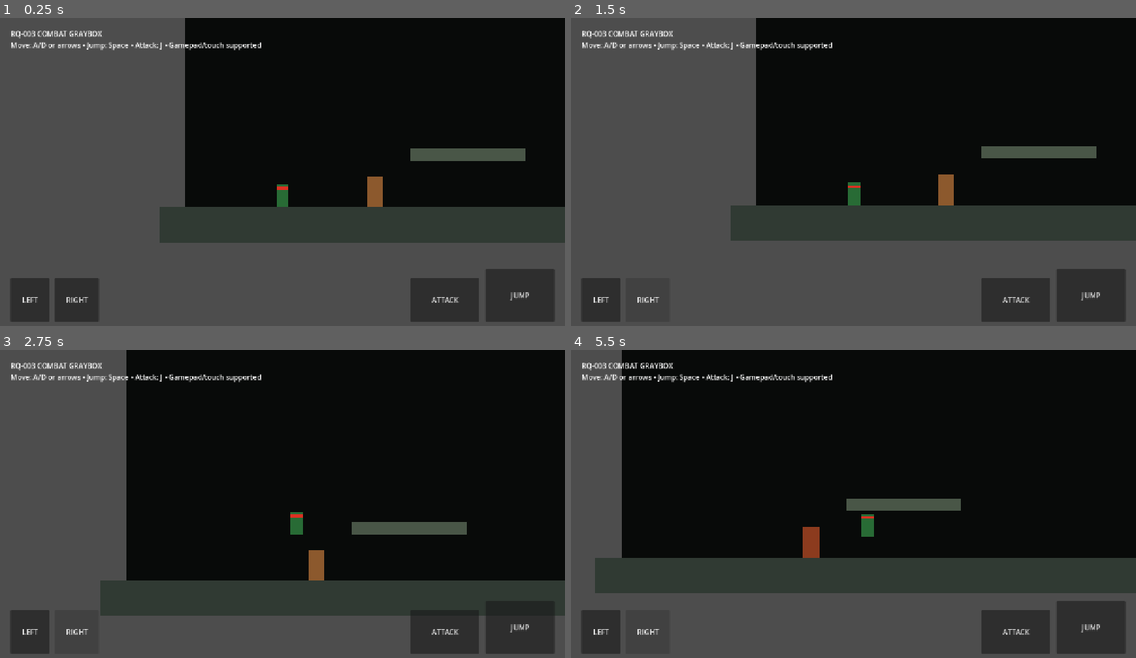
Above: before the commit, frames 1-4 (two rows, left to right).
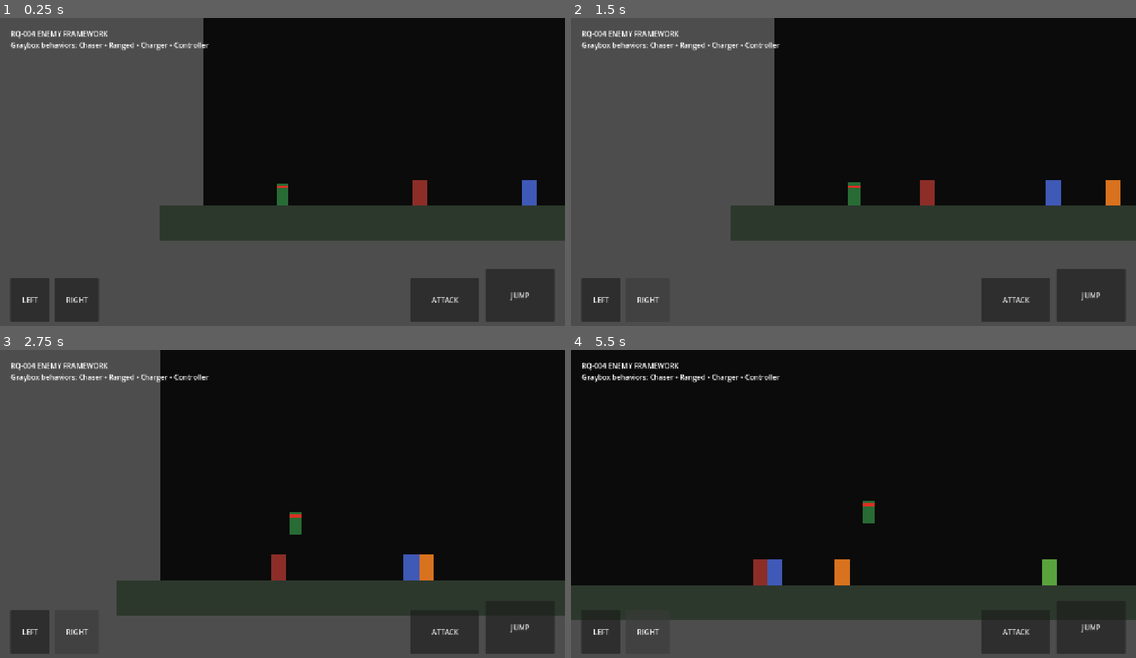
Above: after the commit, the same moments.

Repository: tupiniquimtechsolution-blip/RastaQuest
Game: Godot game, scene res://scenes/main/Main.tscn
Two runs of this game, one before a commit and one after it. Both use one fixed random seed, a clock stepped at 60 frames per second and the inputs below.
Inputs:
- Up to frame 1 (0.25 s): no input
- Up to frame 2 (1.5 s): click "LEFT" at 0.5 s; click "RIGHT" at 1.25 s
- Up to frame 3 (2.75 s): hold D (move_right) from 2.03 s (still down); tap J (attack) at 2.1 s; tap Space (jump) at 2.27 s
- Up to frame 4 (5.5 s): tap J (attack) at 2.85, 3.8, 4.35, 5.1 s; tap Space (jump) at 3.02, 4.52, 5.27 s; release D (move_right) at 3.53 s; hold A (move_left) 3.53-4.28 s; tap E (interact) at 3.6 s; hold D (move_right) from 4.28 s (still down)

The runs differ from the first frame. In frame 1, 5.0% of the frame differs, in the area x 1-100%, y 0-73%; in frame 2, 4.4%; in frame 3, 7.3%; in frame 4, 24%, in the area x 0-100%, y 0-88%.

Commit message:
feat(rq-004): add data-driven enemy framework

Diff:
--- /dev/null
+++ b/game/data/enemies/charger.tres
@@ -0,0 +1,16 @@
+[gd_resource type="Resource" script_class="EnemyData" load_steps=2 format=3]
+
+[ext_resource type="Script" path="res://scripts/enemies/enemy_data.gd" id="1"]
+
+[resource]
+script = ExtResource("1")
+display_name = "Charger"
+behavior = "charger"
+max_health = 5
+move_speed = 175.0
+attack_range = 230.0
+attack_cooldown = 1.8
+tell_seconds = 0.55
+encounter_cost = 2
+high_threat = true
+visual_color = Color(0.85, 0.45, 0.12, 1)
--- /dev/null
+++ b/game/data/enemies/chaser.tres
@@ -0,0 +1,16 @@
+[gd_resource type="Resource" script_class="EnemyData" load_steps=2 format=3]
+
+[ext_resource type="Script" path="res://scripts/enemies/enemy_data.gd" id="1"]
+
+[resource]
+script = ExtResource("1")
+display_name = "Knight"
+behavior = "chaser"
+max_health = 4
+move_speed = 115.0
+attack_range = 62.0
+attack_cooldown = 0.9
+tell_seconds = 0.25
+encounter_cost = 1
+high_threat = false
+visual_color = Color(0.55, 0.18, 0.16, 1)
--- /dev/null
+++ b/game/data/enemies/controller.tres
@@ -0,0 +1,16 @@
+[gd_resource type="Resource" script_class="EnemyData" load_steps=2 format=3]
+
+[ext_resource type="Script" path="res://scripts/enemies/enemy_data.gd" id="1"]
+
+[resource]
+script = ExtResource("1")
+display_name = "Poisoner"
+behavior = "controller"
+max_health = 4
+move_speed = 65.0
+attack_range = 190.0
+attack_cooldown = 1.6
+tell_seconds = 0.7
+encounter_cost = 2
+high_threat = true
+visual_color = Color(0.35, 0.64, 0.24, 1)
--- /dev/null
+++ b/game/data/enemies/exploder.tres
@@ -0,0 +1,16 @@
+[gd_resource type="Resource" script_class="EnemyData" load_steps=2 format=3]
+
+[ext_resource type="Script" path="res://scripts/enemies/enemy_data.gd" id="1"]
+
+[resource]
+script = ExtResource("1")
+display_name = "Exploder"
+behavior = "exploder"
+max_health = 2
+move_speed = 145.0
+attack_range = 80.0
+attack_cooldown = 2.1
+tell_seconds = 0.8
+encounter_cost = 2
+high_threat = true
+visual_color = Color(0.72, 0.18, 0.55, 1)
--- /dev/null
+++ b/game/data/enemies/ranged.tres
@@ -0,0 +1,16 @@
+[gd_resource type="Resource" script_class="EnemyData" load_steps=2 format=3]
+
+[ext_resource type="Script" path="res://scripts/enemies/enemy_data.gd" id="1"]
+
+[resource]
+script = ExtResource("1")
+display_name = "Archer-Mage"
+behavior = "ranged"
+max_health = 3
+move_speed = 85.0
+attack_range = 220.0
+attack_cooldown = 1.25
+tell_seconds = 0.45
+encounter_cost = 2
+high_threat = false
+visual_color = Color(0.25, 0.35, 0.72, 1)
--- /dev/null
+++ b/game/scenes/enemies/EnemyBase.tscn
@@ -0,0 +1,30 @@
+[gd_scene load_steps=5 format=3]
+
+[ext_resource type="Script" path="res://scripts/enemies/enemy_base.gd" id="1_enemy"]
+[ext_resource type="Script" path="res://scripts/combat/health_component.gd" id="2_health"]
+[ext_resource type="Script" path="res://scripts/combat/hurtbox.gd" id="3_hurtbox"]
+
+[sub_resource type="RectangleShape2D" id="RectangleShape2D_enemy"]
+size = Vector2(34, 58)
+
+[node name="EnemyBase" type="CharacterBody2D"]
+script = ExtResource("1_enemy")
+
+[node name="CollisionShape2D" type="CollisionShape2D" parent="."]
+shape = SubResource("RectangleShape2D_enemy")
+
+[node name="Visual" type="Polygon2D" parent="."]
+polygon = PackedVector2Array(-17, -29, 17, -29, 17, 29, -17, 29)
+color = Color(0.7, 0.2, 0.2, 1)
+
+[node name="Health" type="Node" parent="."]
+script = ExtResource("2_health")
+
+[node name="Hurtbox" type="Area2D" parent="."]
+collision_layer = 4
+collision_mask = 0
+script = ExtResource("3_hurtbox")
+health_path = NodePath("../Health")
+
+[node name="CollisionShape2D" type="CollisionShape2D" parent="Hurtbox"]
+shape = SubResource("RectangleShape2D_enemy")
--- a/game/scenes/main/Main.tscn
+++ b/game/scenes/main/Main.tscn
@@ -1,9 +1,9 @@
 [gd_scene load_steps=3 format=3]
 
 [ext_resource type="Script" path="res://scripts/core/boot.gd" id="1_boot"]
-[ext_resource type="PackedScene" path="res://scenes/world/PlayerFeelRoom.tscn" id="2_room"]
+[ext_resource type="PackedScene" path="res://scenes/world/EnemyShowcaseRoom.tscn" id="2_room"]
 
 [node name="Main" type="Node2D"]
 script = ExtResource("1_boot")
 
-[node name="PlayerFeelRoom" parent="." instance=ExtResource("2_room")]
+[node name="EnemyShowcaseRoom" parent="." instance=ExtResource("2_room")]
--- /dev/null
+++ b/game/scenes/world/EnemyShowcaseRoom.tscn
@@ -0,0 +1,62 @@
+[gd_scene load_steps=11 format=3]
+
+[ext_resource type="PackedScene" path="res://scenes/player/Player.tscn" id="1_player"]
+[ext_resource type="PackedScene" path="res://scenes/ui/TouchControls.tscn" id="2_touch"]
+[ext_resource type="PackedScene" path="res://scenes/enemies/EnemyBase.tscn" id="3_enemy"]
+[ext_resource type="Resource" path="res://data/enemies/chaser.tres" id="4_chaser"]
+[ext_resource type="Resource" path="res://data/enemies/ranged.tres" id="5_ranged"]
+[ext_resource type="Resource" path="res://data/enemies/charger.tres" id="6_charger"]
+[ext_resource type="Resource" path="res://data/enemies/controller.tres" id="7_controller"]
+
+[sub_resource type="RectangleShape2D" id="RectangleShape2D_ground"]
+size = Vector2(1800, 80)
+
+[node name="EnemyShowcaseRoom" type="Node2D"]
+
+[node name="Backdrop" type="Polygon2D" parent="."]
+polygon = PackedVector2Array(0, 0, 1600, 0, 1600, 720, 0, 720)
+color = Color(0.04, 0.045, 0.04, 1)
+
+[node name="Ground" type="StaticBody2D" parent="."]
+position = Vector2(800, 680)
+
+[node name="CollisionShape2D" type="CollisionShape2D" parent="Ground"]
+shape = SubResource("RectangleShape2D_ground")
+
+[node name="GroundVisual" type="Polygon2D" parent="Ground"]
+polygon = PackedVector2Array(-900, -40, 900, -40, 900, 40, -900, 40)
+color = Color(0.18, 0.22, 0.18, 1)
+
+[node name="Player" parent="." instance=ExtResource("1_player")]
+position = Vector2(180, 610)
+
+[node name="Chaser" parent="." instance=ExtResource("3_enemy")]
+position = Vector2(520, 610)
+data = ExtResource("4_chaser")
+target_path = NodePath("../Player")
+
+[node name="Ranged" parent="." instance=ExtResource("3_enemy")]
+position = Vector2(760, 610)
+data = ExtResource("5_ranged")
+target_path = NodePath("../Player")
+
+[node name="Charger" parent="." instance=ExtResource("3_enemy")]
+position = Vector2(1030, 610)
+data = ExtResource("6_charger")
+target_path = NodePath("../Player")
+
+[node name="Controller" parent="." instance=ExtResource("3_enemy")]
+position = Vector2(1280, 610)
+data = ExtResource("7_controller")
+target_path = NodePath("../Player")
+
+[node name="TouchControls" parent="." instance=ExtResource("2_touch")]
+
+[node name="Hud" type="CanvasLayer" parent="."]
+
+[node name="Label" type="Label" parent="Hud"]
+offset_left = 24.0
+offset_top = 24.0
+offset_right = 900.0
+offset_bottom = 100.0
+text = "RQ-004 ENEMY FRAMEWORK\nGraybox behaviors: Chaser • Ranged • Charger • Controller"
--- /dev/null
+++ b/game/scripts/enemies/encounter_director.gd
@@ -0,0 +1,47 @@
+extends RefCounted
+
+var max_budget: int
+var max_high_threat: int
+var _active: Dictionary = {}
+var _budget: int = 0
+var _high_threat_count: int = 0
+
+func _init(budget: int = 8, high_threat_cap: int = 2) -> void:
+	max_budget = maxi(budget, 1)
+	max_high_threat = maxi(high_threat_cap, 1)
+
+func can_register(cost: int, high_threat: bool) -> bool:
+	if cost <= 0:
+		return false
+	if _budget + cost > max_budget:
+		return false
+	if high_threat and _high_threat_count >= max_high_threat:
+		return false
+	return true
+
+func register_enemy(enemy_id: int, cost: int, high_threat: bool) -> bool:
+	if _active.has(enemy_id) or not can_register(cost, high_threat):
+		return false
+	_active[enemy_id] = {"cost": cost, "high_threat": high_threat}
+	_budget += cost
+	if high_threat:
+		_high_threat_count += 1
+	return true
+
+func remove_enemy(enemy_id: int) -> void:
+	if not _active.has(enemy_id):
+		return
+	var record: Dictionary = _active[enemy_id]
+	_budget -= int(record["cost"])
+	if bool(record["high_threat"]):
+		_high_threat_count -= 1
+	_active.erase(enemy_id)
+
+func active_count() -> int:
+	return _active.size()
+
+func active_budget() -> int:
+	return _budget
+
+func high_threat_count() -> int:
+	return _high_threat_count
--- /dev/null
+++ b/game/scripts/enemies/enemy_base.gd
@@ -0,0 +1,58 @@
+extends CharacterBody2D
+
+const EnemyBrain = preload("res://scripts/enemies/enemy_brain.gd")
+
+signal attack_tell_started(behavior: String, duration: float)
+signal enemy_defeated(enemy: Node)
+
+@export var data: EnemyData
+@export var target_path: NodePath
+
+@onready var health: Node = $Health
+@onready var visual: Polygon2D = $Visual
+
+var _target: Node2D
+var _attack_cooldown_remaining: float = 0.0
+
+func _ready() -> void:
+	if data == null:
+		push_error("EnemyBase requires EnemyData")
+		set_physics_process(false)
+		return
+
+	health.max_health = data.max_health
+	health.reset_health()
+	health.died.connect(_on_died)
+	visual.color = data.visual_color
+
+	if not target_path.is_empty():
+		_target = get_node_or_null(target_path) as Node2D
+
+func _physics_process(delta: float) -> void:
+	if health.dead:
+		return
+
+	_attack_cooldown_remaining = maxf(_attack_cooldown_remaining - delta, 0.0)
+	velocity.y = minf(velocity.y + 1500.0 * delta, 900.0)
+
+	if is_instance_valid(_target):
+		var intent := EnemyBrain.choose_intent(
+			data.behavior,
+			global_position,
+			_target.global_position,
+			data.attack_range,
+			_attack_cooldown_remaining <= 0.0
+		)
+		velocity.x = float(intent["move_axis"]) * data.move_speed
+
+		if bool(intent["wants_attack"]):
+			_attack_cooldown_remaining = data.attack_cooldown
+			attack_tell_started.emit(data.behavior, data.tell_seconds * float(intent["tell_multiplier"]))
+	else:
+		velocity.x = move_toward(velocity.x, 0.0, data.move_speed * delta)
+
+	move_and_slide()
+
+func _on_died() -> void:
+	enemy_defeated.emit(self)
+	queue_free()
--- /dev/null
+++ b/game/scripts/enemies/enemy_brain.gd
@@ -0,0 +1,42 @@
+extends RefCounted
+
+static func choose_intent(behavior: String, self_position: Vector2, target_position: Vector2, attack_range: float, cooldown_ready: bool) -> Dictionary:
+	var delta := target_position - self_position
+	var distance := absf(delta.x)
+	var toward := signf(delta.x)
+	var intent := {
+		"move_axis": 0.0,
+		"wants_attack": false,
+		"high_threat": false,
+		"tell_multiplier": 1.0,
+	}
+
+	match behavior:
+		"chaser":
+			intent["move_axis"] = toward if distance > attack_range else 0.0
+			intent["wants_attack"] = cooldown_ready and distance <= attack_range
+		"ranged":
+			if distance < attack_range * 0.75:
+				intent["move_axis"] = -toward
+			elif distance > attack_range * 1.6:
+				intent["move_axis"] = toward
+			intent["wants_attack"] = cooldown_ready and distance >= attack_range * 0.75 and distance <= attack_range * 1.6
+		"charger":
+			intent["move_axis"] = toward
+			intent["wants_attack"] = cooldown_ready and distance <= attack_range
+			intent["high_threat"] = bool(intent["wants_attack"])
+			intent["tell_multiplier"] = 1.35
+		"controller":
+			intent["move_axis"] = 0.0 if distance <= attack_range else toward * 0.35
+			intent["wants_attack"] = cooldown_ready and distance <= attack_range
+			intent["high_threat"] = bool(intent["wants_attack"])
+			intent["tell_multiplier"] = 1.5
+		"exploder":
+			intent["move_axis"] = toward
+			intent["wants_attack"] = cooldown_ready and distance <= attack_range
+			intent["high_threat"] = bool(intent["wants_attack"])
+			intent["tell_multiplier"] = 1.75
+		_:
+			intent["move_axis"] = toward
+
+	return intent
--- /dev/null
+++ b/game/scripts/enemies/enemy_data.gd
@@ -0,0 +1,13 @@
+extends Resource
+class_name EnemyData
+
+@export var display_name: String = "Enemy"
+@export var behavior: String = "chaser"
+@export var max_health: int = 3
+@export var move_speed: float = 110.0
+@export var attack_range: float = 70.0
+@export var attack_cooldown: float = 1.0
+@export var tell_seconds: float = 0.35
+@export var encounter_cost: int = 1
+@export var high_threat: bool = false
+@export var visual_color: Color = Color(0.7, 0.2, 0.2, 1.0)
--- /dev/null
+++ b/game/tests/enemy_framework_smoke.gd
@@ -0,0 +1,73 @@
+extends SceneTree
+
+const EnemyBrain = preload("res://scripts/enemies/enemy_brain.gd")
+const EncounterDirector = preload("res://scripts/enemies/encounter_director.gd")
+
+func _init() -> void:
+	if not _test_behavior_language():
+		return
+	if not _test_encounter_budget():
+		return
+	if not _test_twenty_minute_bounded_simulation():
+		return
+	print("RQ004_ENEMY_FRAMEWORK_OK")
+	quit(0)
+
+func _test_behavior_language() -> bool:
+	var self_pos := Vector2.ZERO
+	var target := Vector2(180, 0)
+
+	var chaser := EnemyBrain.choose_intent("chaser", self_pos, target, 60.0, true)
+	var ranged := EnemyBrain.choose_intent("ranged", self_pos, target, 220.0, true)
+	var charger := EnemyBrain.choose_intent("charger", self_pos, target, 230.0, true)
+	var controller := EnemyBrain.choose_intent("controller", self_pos, target, 190.0, true)
+	var exploder := EnemyBrain.choose_intent("exploder", self_pos, Vector2(50, 0), 80.0, true)
+
+	if float(chaser["move_axis"]) == 0.0:
+		return _fail("chaser must close distance")
+	if not bool(ranged["wants_attack"]):
+		return _fail("ranged must attack in its band")
+	if not bool(charger["wants_attack"]) or not bool(charger["high_threat"]):
+		return _fail("charger high-threat intent failed")
+	if not bool(controller["wants_attack"]) or float(controller["move_axis"]) != 0.0:
+		return _fail("controller area-control intent failed")
+	if not bool(exploder["wants_attack"]) or not bool(exploder["high_threat"]):
+		return _fail("exploder contract failed")
+	return true
+
+func _test_encounter_budget() -> bool:
+	var director := EncounterDirector.new(5, 1)
+	if not director.register_enemy(1, 2, true):
+		return _fail("first high-threat actor must register")
+	if director.register_enemy(2, 2, true):
+		return _fail("high-threat cap must reject second actor")
+	if not director.register_enemy(3, 3, false):
+		return _fail("remaining budget should accept normal actor")
+	if director.register_enemy(4, 1, false):
+		return _fail("budget overflow must be rejected")
+	return true
+
+func _test_twenty_minute_bounded_simulation() -> bool:
+	var director := EncounterDirector.new(8, 2)
+
+	for second in range(1200):
+		var high := second % 4 == 0
+		var cost := 2 if high else 1
+		director.register_enemy(second, cost, high)
+
+		if second >= 8:
+			director.remove_enemy(second - 8)
+
+		if director.active_budget() > 8:
+			return _fail("stress simulation exceeded encounter budget")
+		if director.high_threat_count() > 2:
+			return _fail("stress simulation exceeded high-threat cap")
+		if director.active_count() > 8:
+			return _fail("stress simulation spawned without bound")
+
+	return true
+
+func _fail(message: String) -> bool:
+	push_error(message)
+	quit(1)
+	return false
Not shown, changed: .github/workflows/godot-ci.yml
